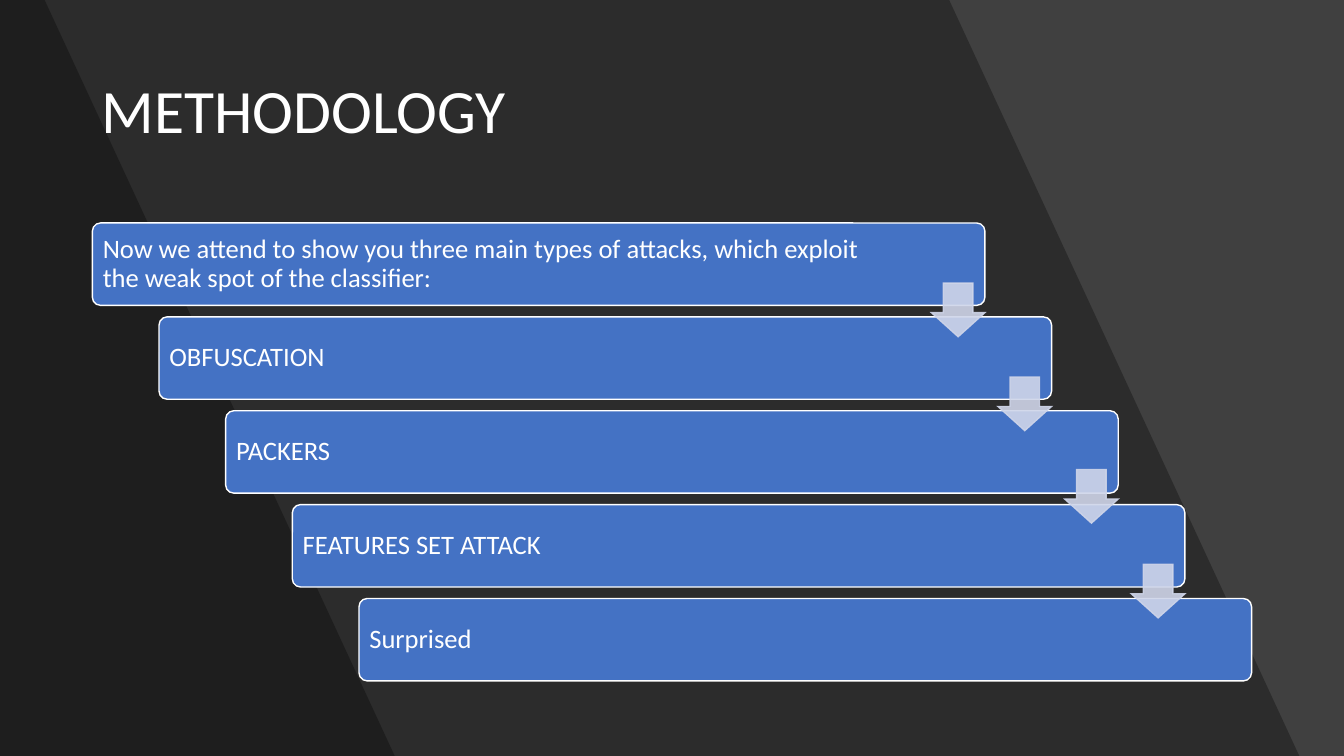
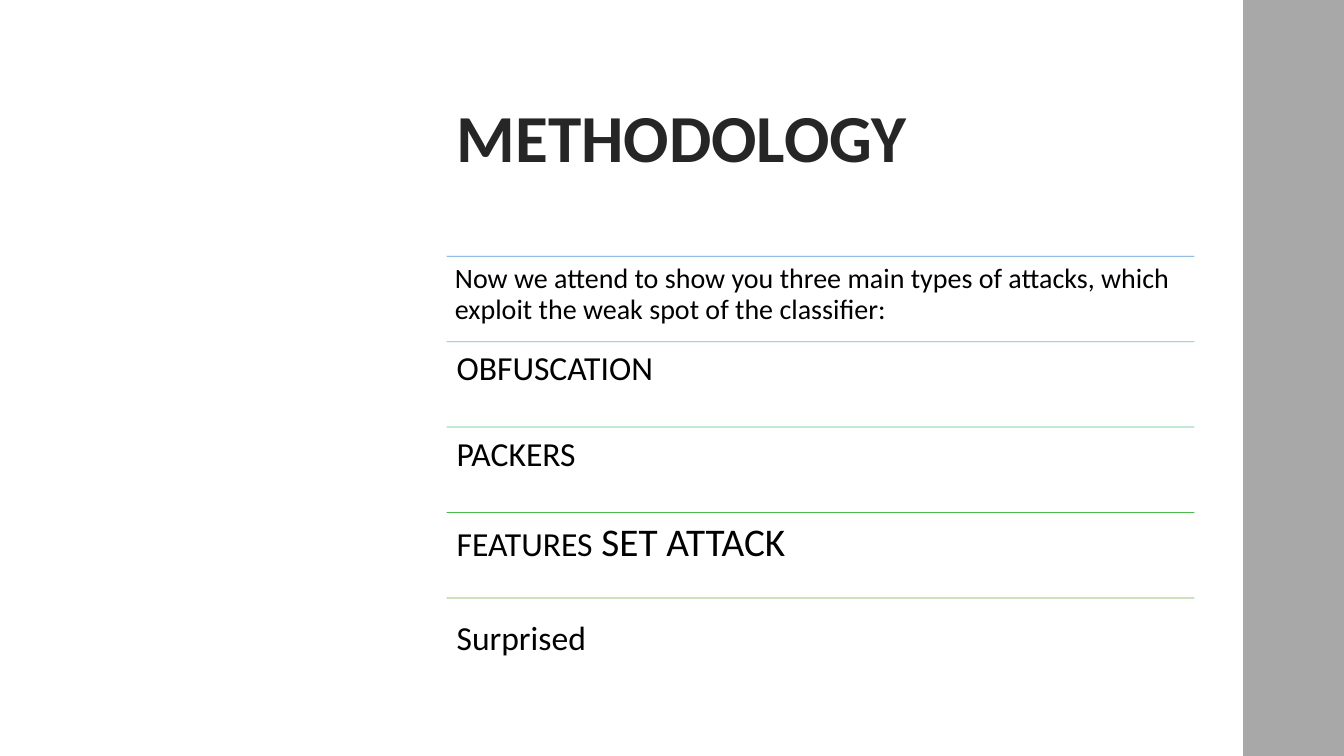
Before and after one commit to TalMalchi/drebin-android-attack, a slide deck: slide 3 of Presentation.pptx. Drawn at 1344x756 pixels with LibreOffice and Linux fonts; fonts in the diff are those of the drawing; background and template pictures are left out. Boxes give left, top, right and bottom in pixels: in the first picture for what was removed or moved away, otherwise in the second. Text is boxed around its words. In the diff, an @@ line names an element or a change of style, - is before the commit and + after.

```diff
--- a/Presentation.pptx
+++ b/Presentation.pptx
@@ background gradient #6F6F6F to #A8A8A8 to #C9C9C9 to picture (left out) @@
@@ freeform shape removed at <box>0,0,1300,756</box> @@
@@ freeform shape removed at <box>0,0,395,756</box> @@
@@ rectangle: place and size @@
-rectangle at <box>0,0,1344,756</box>
+rectangle at <box>392,0,1243,756</box>
@@ rectangle at <box>392,0,1243,756</box>: fill #404040 to #FFFFFF at 88% opacity @@
@@ rectangle added at <box>1243,0,1344,756</box>, fill #262626 at 40% opacity @@
@@ title "METHODOLOGY": place and size @@
-title "METHODOLOGY" at <box>102,93,506,134</box>
+title "METHODOLOGY" at <box>457,118,907,163</box>
@@ title "METHODOLOGY" at <box>457,118,907,163</box>: size 44 to 48 pt, text colour #FFFFFF to #262626, bold on @@
@@ text "Now we attend to show ...": place and size @@
-text "Now we attend to show ..." at <box>103,239,857,292</box>
+text "Now we attend to show ..." at <box>455,268,1169,324</box>
@@ text "Now we attend to show ..." at <box>455,268,1169,324</box>: size 19 to 20 pt, text colour #FFFFFF to #000000; vertical alignment middle to top @@
@@ size 19 to 24 pt, text colour #FFFFFF to #000000; more space between paragraphs; vertical alignment middle to top in 3 elements at <box>457,626,586,656</box>, <box>457,444,576,467</box>, <box>457,358,653,381</box> @@
@@ text "OBFUSCATION": place and size @@
-text "OBFUSCATION" at <box>169,348,324,366</box>
+text "OBFUSCATION" at <box>457,358,653,381</box>
@@ text "PACKERS": place and size @@
-text "PACKERS" at <box>236,442,330,460</box>
+text "PACKERS" at <box>457,444,576,467</box>
@@ text "FEATURES SET ATTACK": place and size @@
-text "FEATURES SET ATTACK" at <box>303,536,540,554</box>
+text "FEATURES SET ATTACK" at <box>457,530,785,557</box>
@@ text "FEATURES SET ATTACK" at <box>457,530,785,557</box>: size 19 to 24 pt in "FEATURES"; size 19 to 28 pt in "SET ATTACK"; text colour #FFFFFF to #000000; more space between paragraphs; vertical alignment middle to top @@
@@ group removed at <box>93,223,1251,682</box>: 5 rounded rectangles, 4 down arrows @@
@@ text "Surprised": place and size @@
-text "Surprised" at <box>369,629,471,653</box>
+text "Surprised" at <box>457,626,586,656</box>
@@ group added at <box>447,256,1195,598</box>: 5 lines @@
```
Also in this commit, not shown: 6 other slides changed, 2 slides added.
